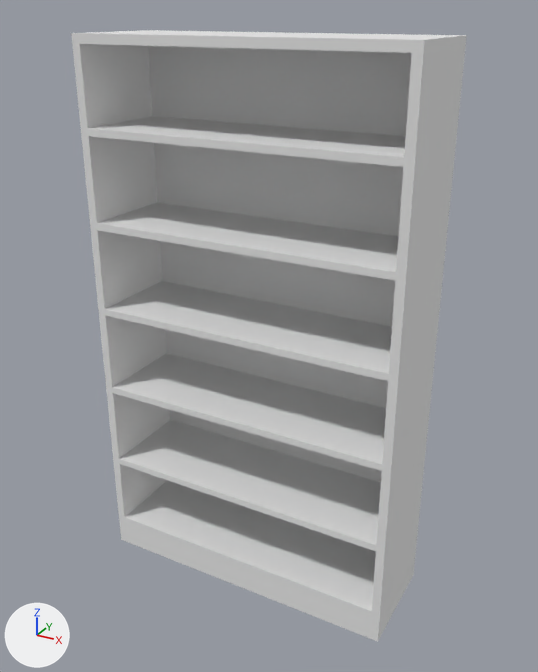
Renders of the FBX model Assets/Models/Max_Models/Bookcase.fbx from each side of a commit.
One viewpoint serves both versions: a 50 mm camera at (1.33, -2.36, 2.28) aimed at (0.03, 0.01, 1.09). The axes (+X, +Y, +Z) are drawn at lower left. The lights are the same throughout. The older version comes first. Where no turn or scale is listed for an object, it has been applied to the vertices.

Names of what the first picture shows: 'Bookcase'.
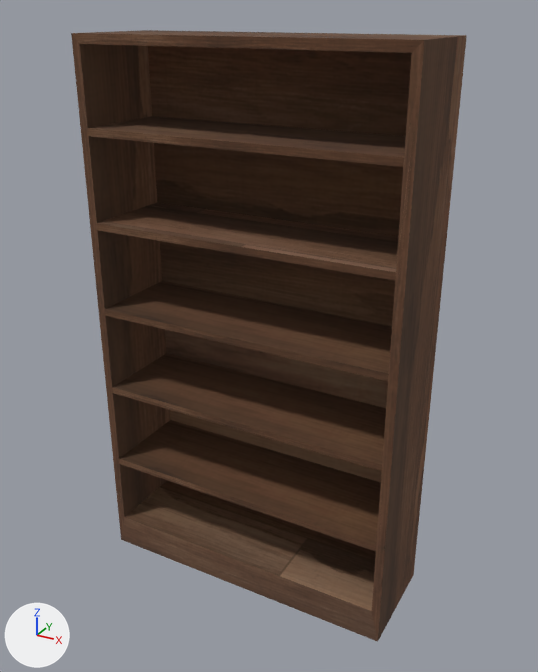
Where the change shows, as pixel boxes (x1, y1, x2, y2) in the pictures (538 x 672 px):
'Bookcase', surface changed (white to brown): (71, 30, 467, 642) in both

Edits to the bpy script that builds the scene:
```text
Add img_coatrack_png:
    img_coatrack_png = load_image('CoatRack.png', '../HG_Models/CoatRack.png', 1024, 1024, 'sRGB')
Change mat_bookcase:
    remove mat_bookcase.base_color = (0.8, 0.8, 0.8)  # white #e7e7e7
    add mat_bookcase.texture = img_coatrack_png
    mat_bookcase.roughness: 0.929 -> 1.0
```
